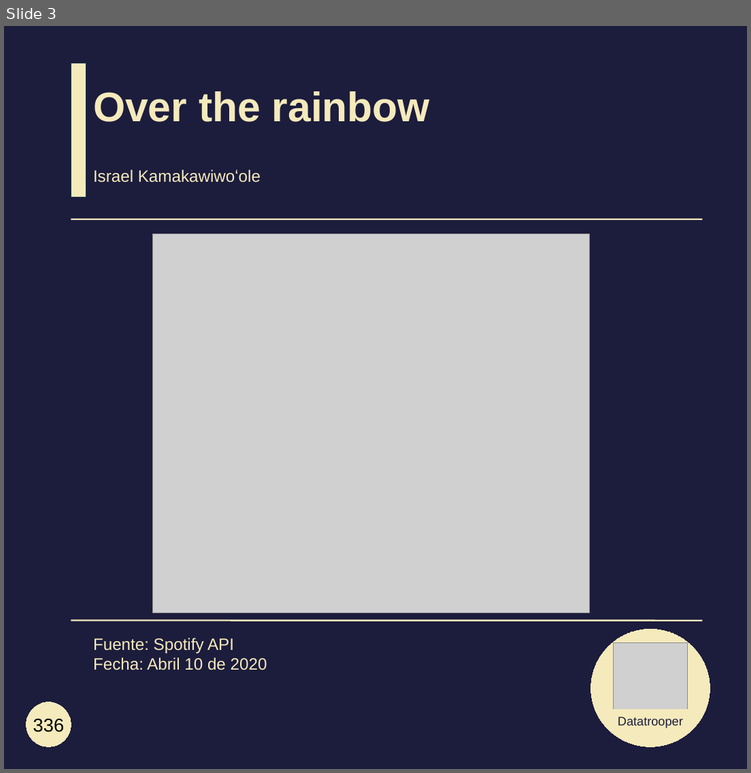
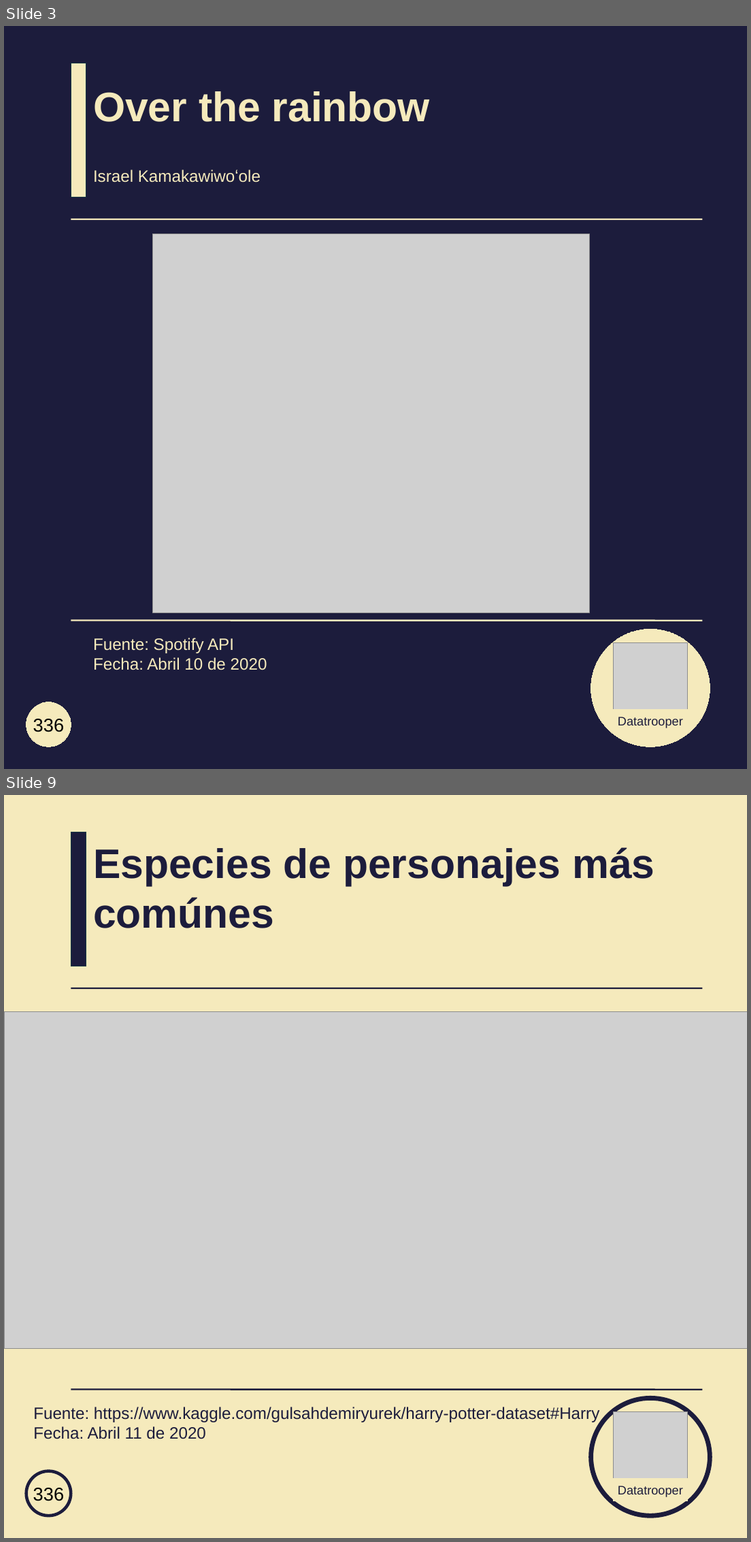
Before and after one commit to datatrooper/instatrooper, a slide deck: styles/instagram_templates.odp. Shown one above the other, each under a label of ours: slide 3 before the commit, slides 3 and 9 after it; the slides between them are not shown. The pictures are 751x773 and 751x1542 pixels, drawn with LibreOffice and Linux fonts; fonts in the diff are those of the drawing; grey boxes stand for pictures. Boxes give left, top, right and bottom in pixels: in the first picture for what was removed or moved away, otherwise in the second. Text is boxed around its words. In the diff, an @@ line names an element or a change of style, - is before the commit and + after.

Commit message:
update harry y corona

```diff
--- a/styles/instagram_templates.odp
+++ b/styles/instagram_templates.odp
@@ slide 9 added at bbox=[4, 795, 747, 1538], background #F5EABC @@
@@ rectangle added at bbox=[71, 832, 86, 966], fill #1C1C3C, outline #153945 0 pt @@
@@ title added at bbox=[93, 847, 654, 928], 40 pt, text #1C1C3C, bold @@
+Especies de personajes más comúnes
@@ line added from (71, 988) to (702, 988), #1C1C3C 1.5 pt @@
@@ picture added at bbox=[4, 1011, 747, 1349] @@
@@ title added at bbox=[33, 1406, 599, 1439], 16 pt, text #1C1C3C @@
+Fuente: https://www.kaggle.com/gulsahdemiryurek/harry-potter-dataset#Harry
+Fecha: Abril 11 de 2020
@@ line added from (71, 1389) to (702, 1389), #1C1C3C 1.5 pt @@
@@ ellipse added at bbox=[591, 1398, 709, 1515], fill #F5EABC, outline #1C1C3C 4.51 pt @@
@@ picture added at bbox=[613, 1411, 687, 1486] @@
@@ ellipse added at bbox=[26, 1471, 71, 1515], fill #F5EABC, outline #1C1C3C 3 pt, 18 pt, text #000000 @@
+336
@@ rectangle added at bbox=[613, 1478, 687, 1500], fill #F5EABC, outline #F5EABC 0 pt, 12 pt, text #1C1C3C @@
+Datatrooper
```
Also in this commit, not shown: 1 slide changed, 6 other slides added, 15 other files.
